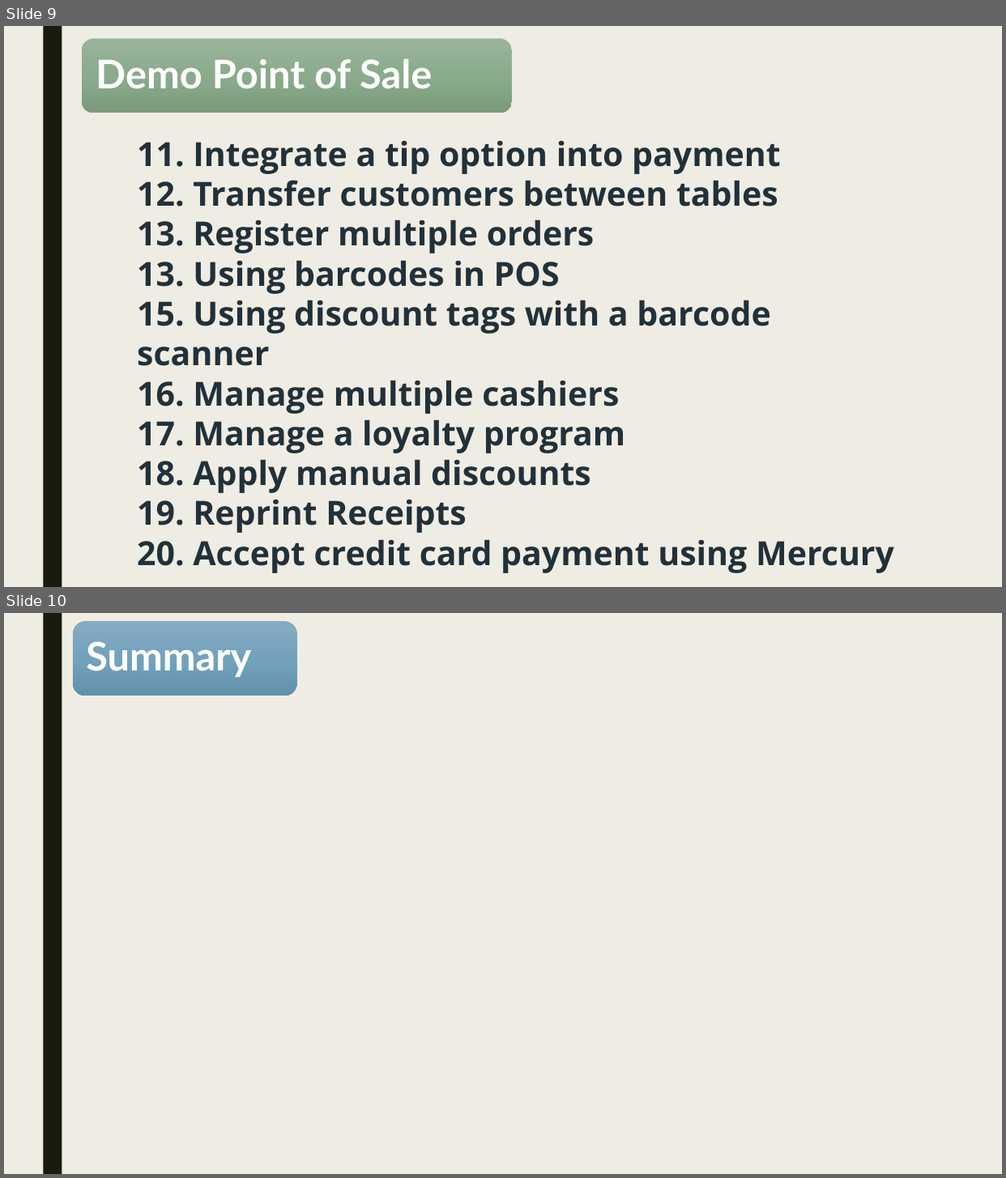
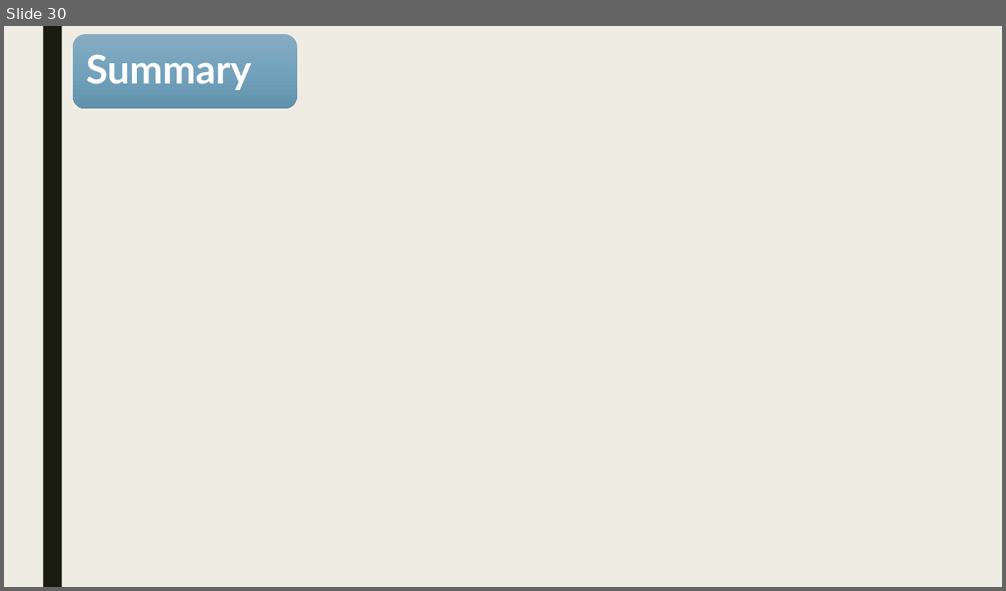
Before and after one commit to PhuocThinh/OdooDocument, a slide deck: Odoo Framwork Report.pptx. Shown one above the other, each under a label of ours: slides 9 and 10 before the commit, slide 30 after it. The pictures are 1006x1178 and 1006x591 pixels, drawn with LibreOffice and Linux fonts; fonts in the diff are those of the drawing. Boxes give left, top, right and bottom in pixels: in the first picture for what was removed or moved away, otherwise in the second. Text is boxed around its words. In the diff, an @@ line names an element or a change of style, - is before the commit and + after.

```diff
--- a/Odoo Framwork Report.pptx
+++ b/Odoo Framwork Report.pptx
@@ slide 9 removed at box(4, 26, 1002, 587), background #EFEDE3; not listed: 1 template element that a slide beside it also shows @@
@@ rounded rectangle removed at box(81, 39, 512, 113) @@
@@ text removed at box(96, 59, 432, 88) @@
-Demo Point of Sale
@@ text removed at box(137, 141, 894, 574) @@
-11. Integrate a tip option into payment
-12. Transfer customers between tables
-13. Register multiple orders
-13. Using barcodes in POS
-15. Using discount tags with a barcode scanner
-16. Manage multiple cashiers
-17. Manage a loyalty program
-18. Apply manual discounts
-19. Reprint Receipts
-20. Accept credit card payment using Mercury
@@ what was slide 10 is now slide 30 @@
```
Also in this commit, not shown: 2 slides changed, 27 slides added, 6 other slides removed, 31 other files.
